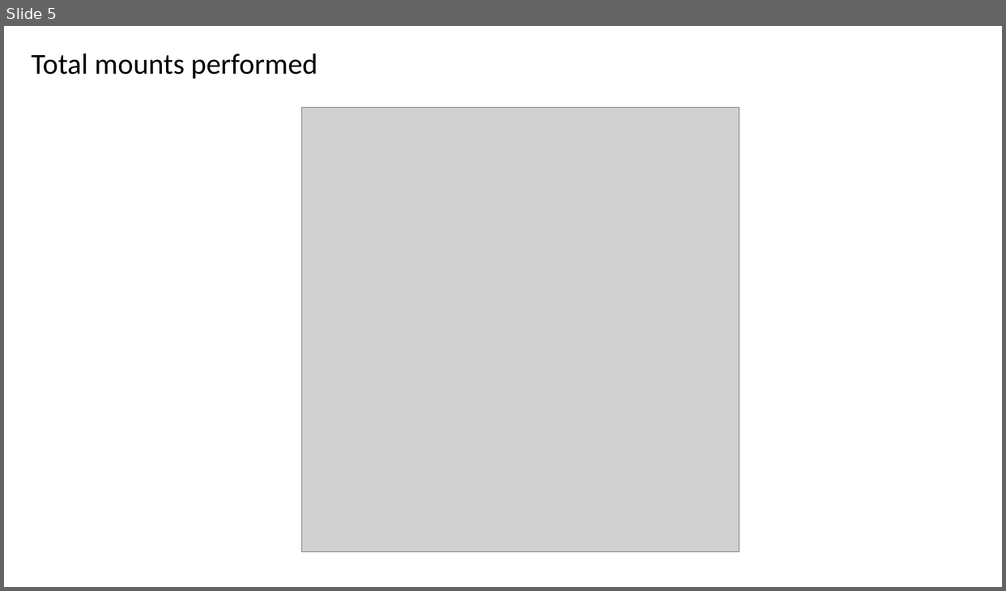
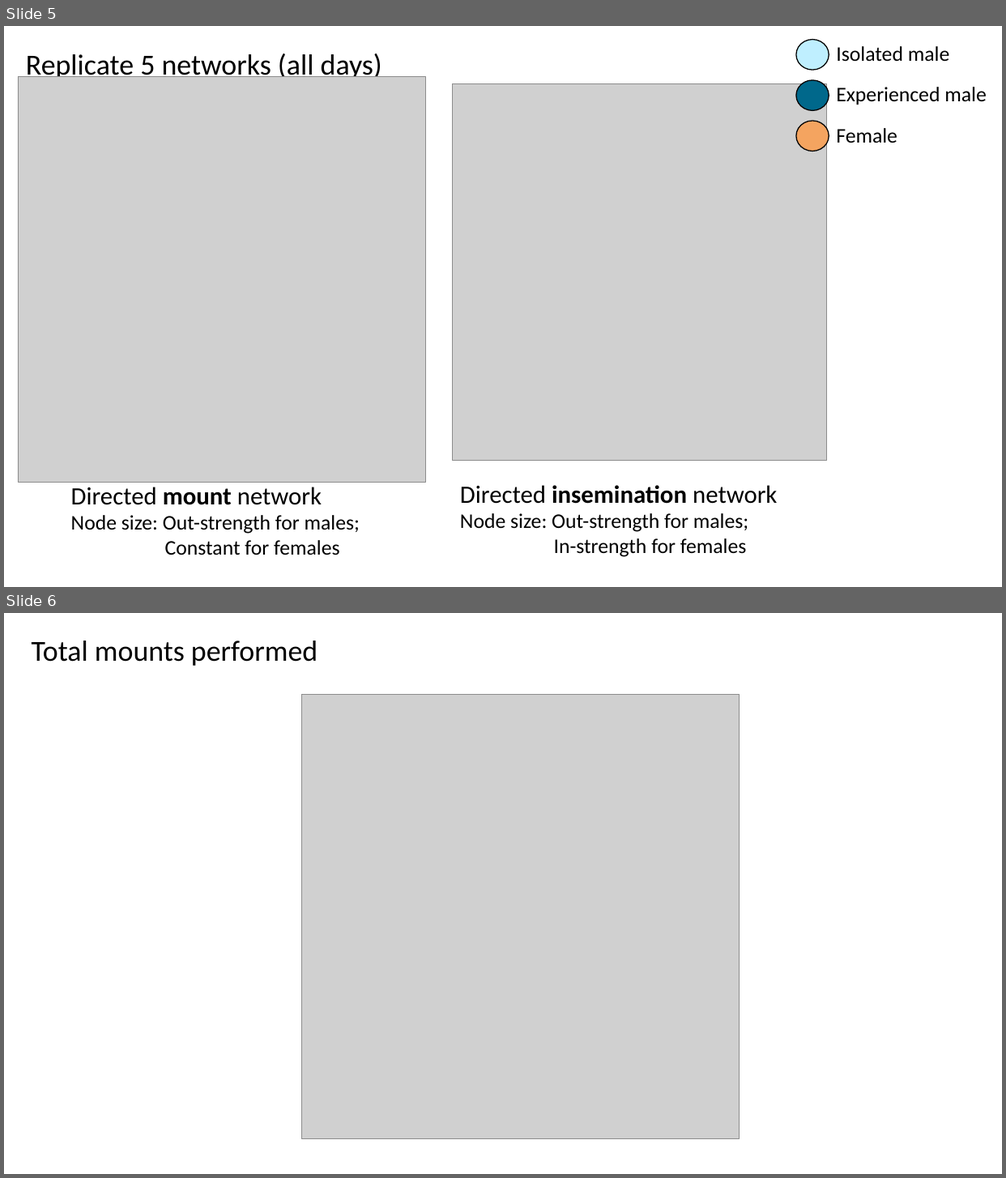
Before and after one commit to janyan33/bb_soc_exp, a slide deck: bb_soc_exp_networks.pptx. Shown one above the other, each under a label of ours: slide 5 before the commit, slides 5 and 6 after it. The pictures are 1006x591 and 1006x1178 pixels, drawn with LibreOffice and Linux fonts; fonts in the diff are those of the drawing; grey boxes stand for pictures. Boxes give left, top, right and bottom in pixels: in the first picture for what was removed or moved away, otherwise in the second. Text is boxed around its words. In the diff, an @@ line names an element or a change of style, - is before the commit and + after.

```diff
--- a/bb_soc_exp_networks.pptx
+++ b/bb_soc_exp_networks.pptx
@@ slide 5 added at [4,26,1002,587], background #FFFFFF @@
@@ text added at [26,54,382,82], 28 pt, text #000000 @@
+Replicate 5 networks (all days)
@@ picture added at [19,77,425,482] @@
@@ picture added at [453,84,827,461] @@
@@ group added at [796,40,987,152]: 3 ellipses, 3 texts @@
+Isolated male
+Experienced male
+Female
@@ text added at [71,487,360,556], 20 pt, text #000000 @@
+Directed mount network
+Node size: Out-strength for males;
+Constant for females
@@ text added at [460,485,777,557], 20 pt, text #000000 @@
+Directed insemination network
+Node size: Out-strength for males;
+In-strength for females
@@ what was slide 5 is now slide 6 @@
```
Also in this commit, not shown: 8 other files.
